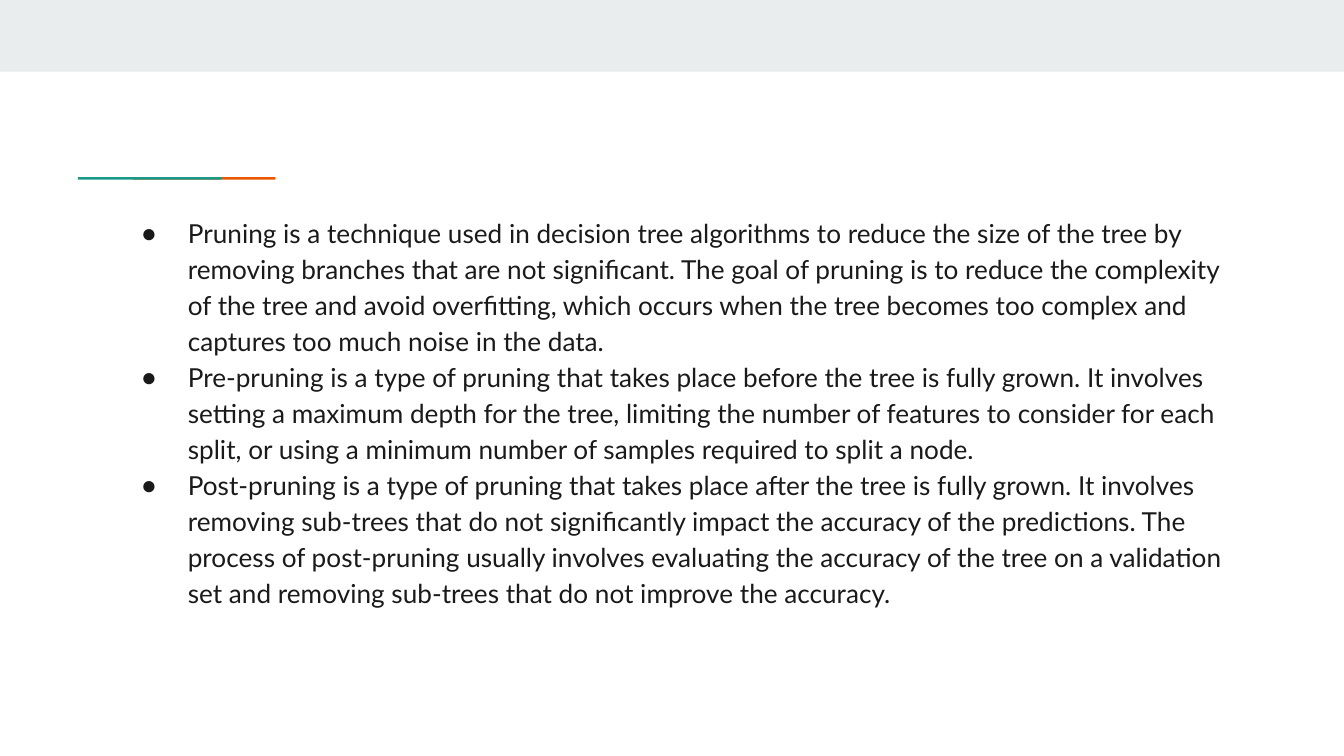
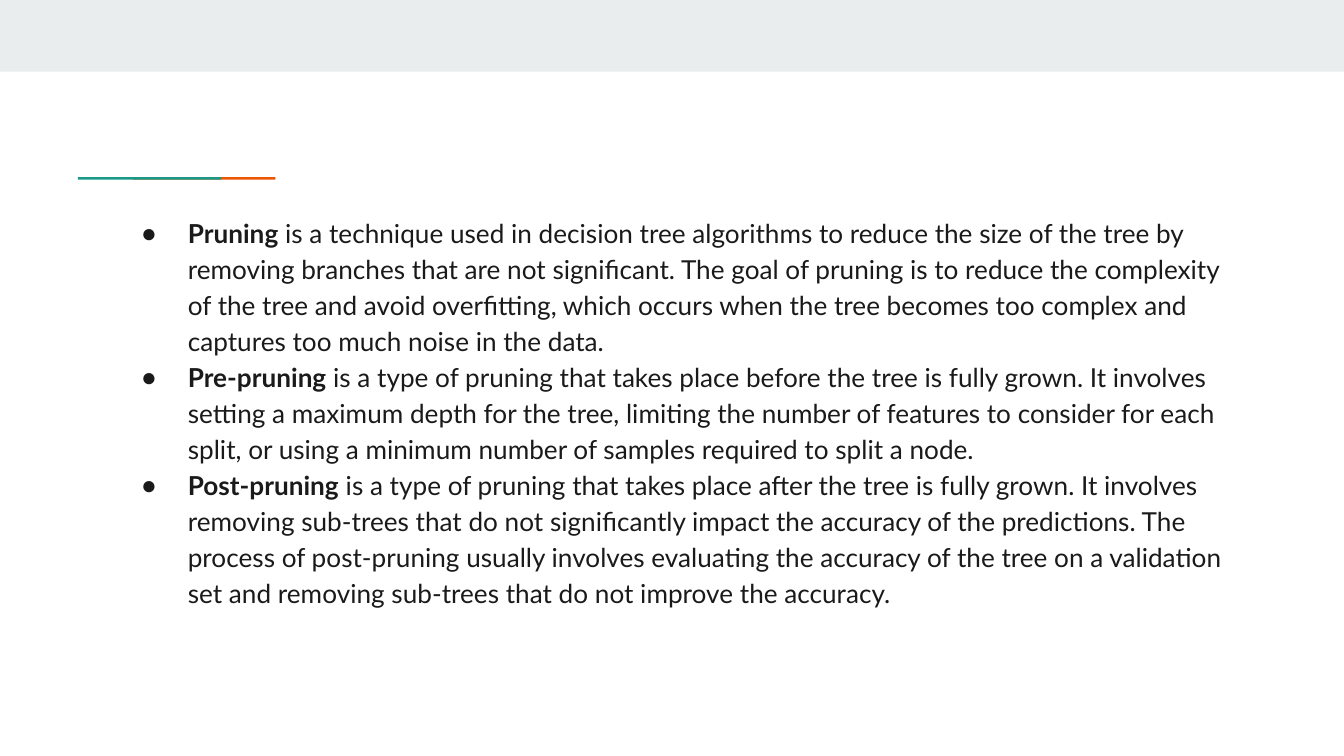
Before and after one commit to ananthu34/4902_Decision_Tree_ID3, a slide deck: slide 15 of Presentation/Decision Tree Classification __(ID3).pptx. Drawn at 1344x756 pixels with LibreOffice and Linux fonts; fonts in the diff are those of the drawing. Boxes give left, top, right and bottom in pixels: in the first picture for what was removed or moved away, otherwise in the second. Text is boxed around its words. In the diff, an @@ line names an element or a change of style, - is before the commit and + after.

```diff
--- a/Presentation/Decision Tree Classification __(ID3).pptx
+++ b/Presentation/Decision Tree Classification __(ID3).pptx
@@ text "Pruning is a technique used ..." at [188,223,1221,608]: bold on in "Pruning", "Pre-pruning", "Post-pruning" @@
```
Also in this commit, not shown: 1 other slide changed.
